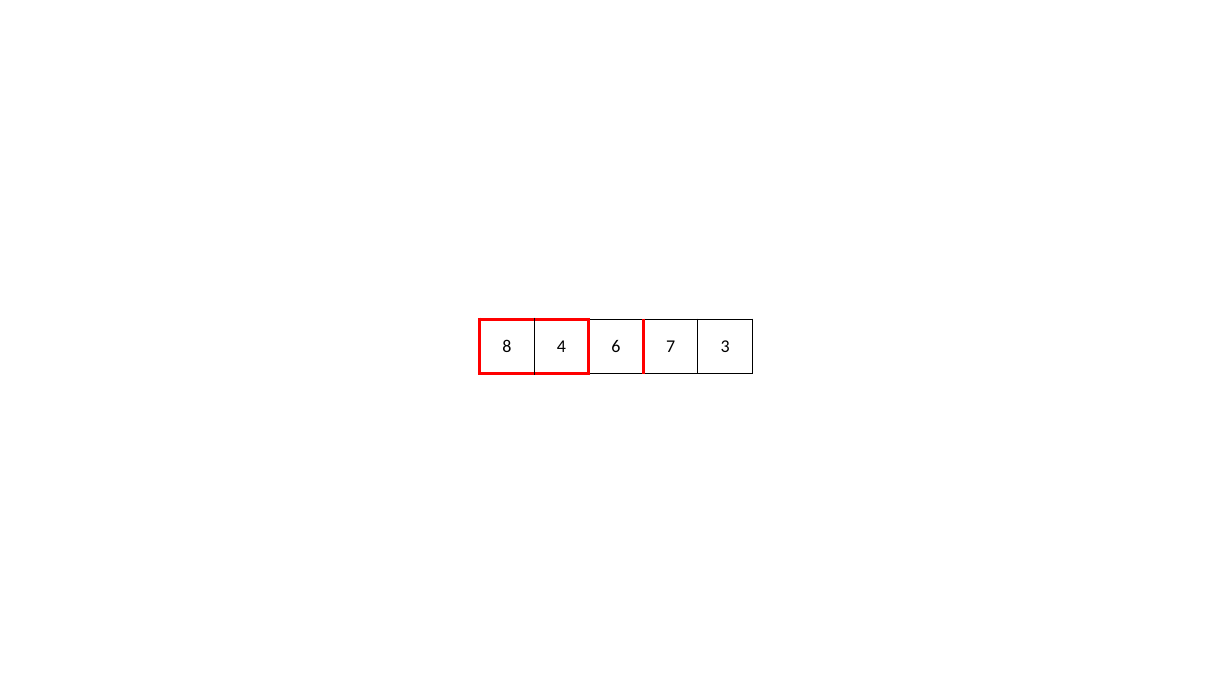
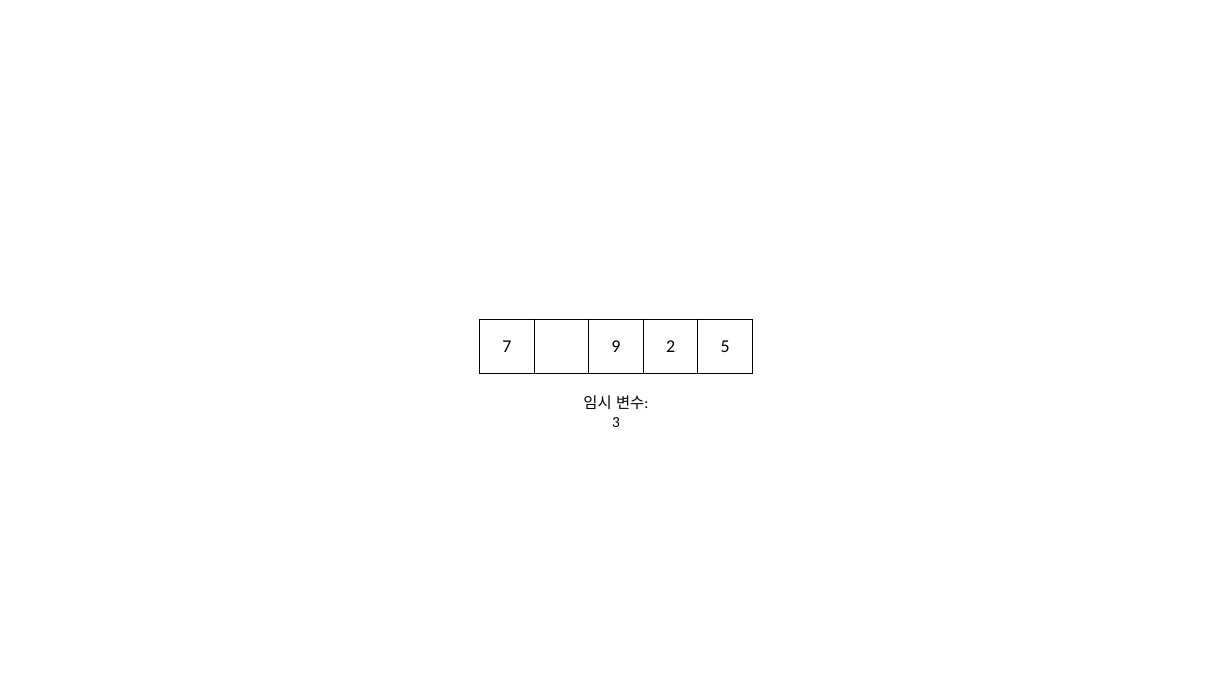
Before and after one commit to RWB0104/Kapoo, a slide deck: slide 2 of 사진.pptx. Drawn at 1232x693 pixels with LibreOffice and Linux fonts; fonts in the diff are those of the drawing. Boxes give left, top, right and bottom in pixels: in the first picture for what was removed or moved away, otherwise in the second. Text is boxed around its words. In the diff, an @@ line names an element or a change of style, - is before the commit and + after.

```diff
--- a/사진.pptx
+++ b/사진.pptx
@@ table at <box>480,319,752,373</box> @@
-row 1: 8 | 4 | 6 | 7 | 3
+row 1: 7 |  | 9 | 2 | 5
@@ borders changed @@
@@ text added at <box>583,395,648,427</box>, 12 pt, text #000000 @@
+임시 변수: 3
```
Also in this commit, not shown: 1 other slide changed, 20 slides added, 18 slides removed, 6 other files.
